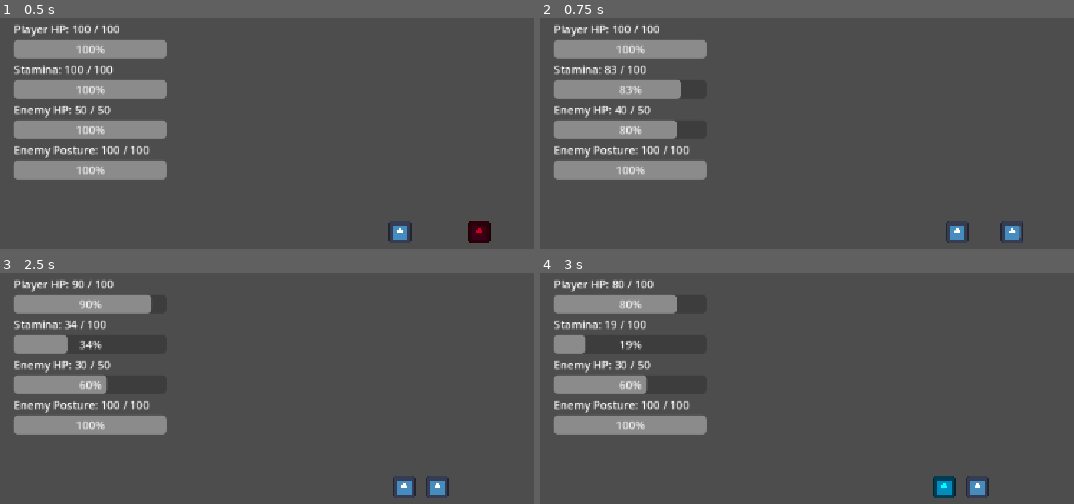
Above: before the commit, frames 1-4 (two rows, left to right).
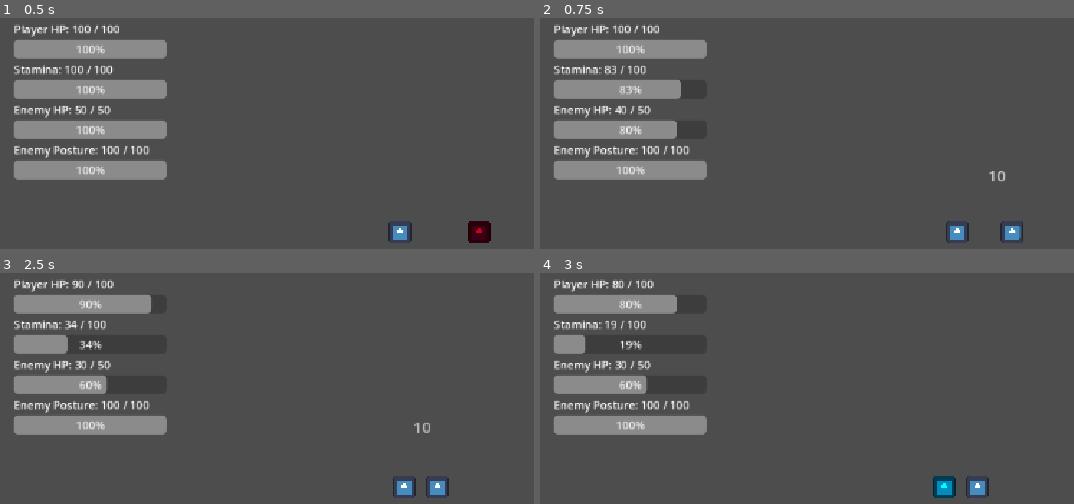
Above: after the commit, the same moments.

Repository: shanwinder/lastblade
Game: Godot game, scene res://scenes/main/Main.tscn
Same seed, same stepped clock (60 frames per second), same inputs: the game is played once before the commit and once after it. The engine's default icon, where the game draws it, is replaced by a stand-in: a white triangle on a blue panel in a dark square.
Inputs:
- Up to frame 1 (0.5 s): no input
- Up to frame 2 (0.75 s): hold Right (ui_right) from 0.53 s (still down); tap J (attack) at 0.6 s
- Up to frame 3 (2.5 s): release Right (ui_right) at 1.28 s; hold Left (ui_left) 1.28-2.03 s; tap J (attack) at 1.35, 2.3 s; hold Right (ui_right) from 2.03 s (still down); tap K (dash) at 2.1 s
- Up to frame 4 (3 s): keep holding Right (ui_right); tap L (parry) at 2.85 s

Frame 1 is identical in both runs. In frame 2, less than 0.1% of the frame differs, in the area x 84-88%, y 66-71%; in frame 3, less than 0.1%, in the area x 77-81%, y 64-70%; in frame 4, nothing differs.

Commit message:
Show floating damage popups on enemy
Add visual damage feedback by calling show_damage_popup() from take_damage(). The new function creates a Label above the enemy, formats critical hits with larger orange text, centers and layers the label, and uses a Tween to float it upward while fading out before freeing it. Positioning uses get_parent() to insert the popup into the scene tree near the enemy.

Diff:
--- a/last-blade-trial/EnemyDummy.gd
+++ b/last-blade-trial/EnemyDummy.gd
@@ -489,6 +489,9 @@
 	emit_enemy_stats()
 
 	print("Enemy HP left:", current_hp)
+
+	# แสดงตัวเลขดาเมจลอยขึ้นเหนือศัตรู
+	show_damage_popup(final_damage, is_critical_hit)
 
 	# ถ้า HP หมด ให้ตายทันที
 	# วางไว้ก่อน flash เพื่อไม่ให้ศัตรูกระพริบแล้วกลับมาขาวหลังตาย
@@ -517,6 +520,53 @@
 			sprite_2d.modulate = Color.PURPLE
 		else:
 			sprite_2d.modulate = Color.WHITE
+
+func show_damage_popup(amount: int, is_critical_hit: bool) -> void:
+	# สร้าง Label ใหม่ขึ้นมาเพื่อใช้แสดงตัวเลขดาเมจ
+	var popup := Label.new()
+
+	# ถ้าเป็น Critical ให้แสดงข้อความใหญ่และเด่นกว่า
+	if is_critical_hit:
+		popup.text = "CRITICAL!\n%d" % amount
+		popup.modulate = Color(1.0, 0.65, 0.0, 1.0) # สีส้มทอง
+		popup.add_theme_font_size_override("font_size", 26)
+	else:
+		popup.text = "%d" % amount
+		popup.modulate = Color.WHITE
+		popup.add_theme_font_size_override("font_size", 22)
+
+	# จัดข้อความให้อยู่กึ่งกลาง
+	popup.horizontal_alignment = HORIZONTAL_ALIGNMENT_CENTER
+	popup.vertical_alignment = VERTICAL_ALIGNMENT_CENTER
+
+	# ให้ตัวเลขอยู่หน้าสุด
+	popup.z_index = 100
+
+	# เพิ่ม popup เข้าไปในฉากเดียวกับศัตรู
+	# ใช้ get_parent() เพราะ EnemyDummy อยู่ใต้ Main
+	get_parent().add_child(popup)
+
+	# วางตำแหน่ง popup เหนือหัวศัตรูเล็กน้อย
+	popup.global_position = global_position + Vector2(-35, -85)
+
+	# จุดปลายทางที่ตัวเลขจะลอยขึ้นไป
+	var target_position := popup.global_position + Vector2(0, -45)
+
+	# สร้าง Tween เพื่อให้ตัวเลขลอยขึ้นและค่อย ๆ จางหาย
+	var tween := create_tween()
+
+	# ให้ animation หลายอย่างทำพร้อมกัน
+	tween.set_parallel(true)
+
+	# ขยับตัวเลขขึ้น
+	tween.tween_property(popup, "global_position", target_position, 0.45)
+
+	# ค่อย ๆ ทำให้โปร่งใสจนหายไป
+	tween.tween_property(popup, "modulate:a", 0.0, 0.45)
+
+	# หลัง animation จบ ให้ลบ popup ออกจากฉาก
+	tween.set_parallel(false)
+	tween.tween_callback(popup.queue_free)
 
 func flash_critical() -> void:
 	# เปลี่ยนสีศัตรูเป็นสีส้มทอง เพื่อแสดงว่าโดน Critical
